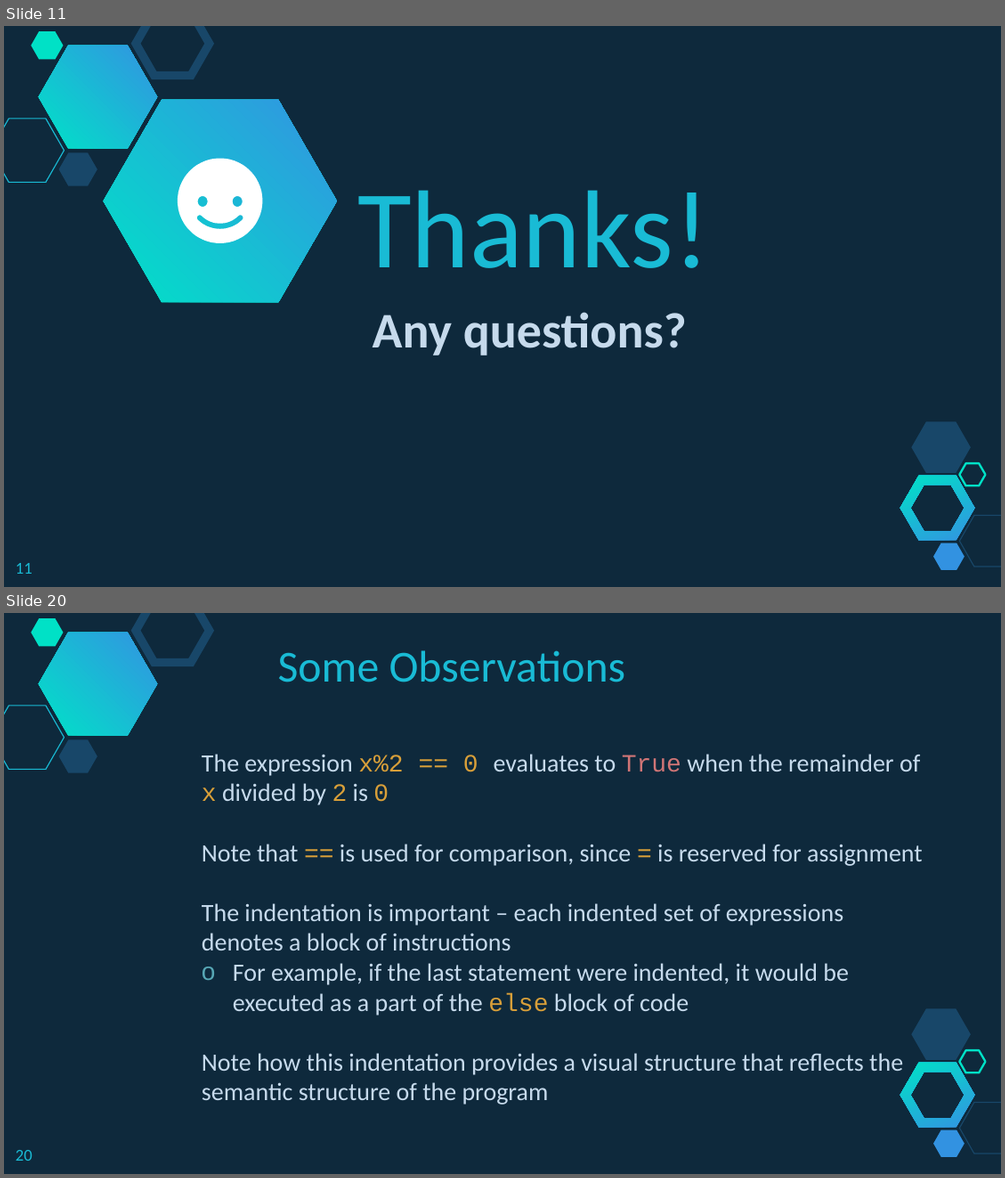
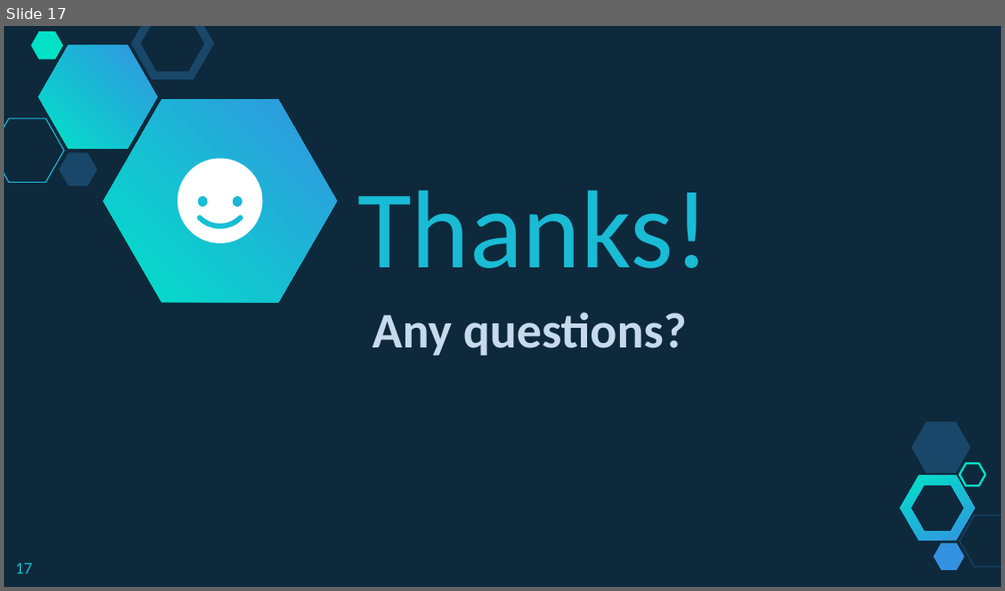
Before and after one commit to branhoff/python_class_101, a slide deck: lecture_slides/6_Python Lesson - Control Flow - While and For Loops.pptx. Shown one above the other, each under a label of ours: slides 11 and 20 before the commit, slide 17 after it; the slides between them are not shown. The pictures are 1005x1178 and 1005x591 pixels, drawn with LibreOffice and Linux fonts; fonts in the diff are those of the drawing. Boxes give left, top, right and bottom in pixels: in the first picture for what was removed or moved away, otherwise in the second. Text is boxed around its words. In the diff, an @@ line names an element or a change of style, - is before the commit and + after.

```diff
--- a/lecture_slides/6_Python Lesson - Control Flow - While and For Loops.pptx
+++ b/lecture_slides/6_Python Lesson - Control Flow - While and For Loops.pptx
@@ slide 20 removed at [4,613,1001,1174], background #0E293C; not listed: 10 template elements that a slide beside it also shows @@
@@ text removed at [278,650,626,682] @@
-Some Observations
@@ text removed at [202,754,922,1104] @@
-The expression x%2 == 0 evaluates to True when the remainder of x divided by 2 is 0
-Note that == is used for comparison, since = is reserved for assignment
-The indentation is important – each indented set of expressions denotes a block of instructions
-o For example, if the last statement were indented, it would be executed as a part of the else block of code
-Note how this indentation provides a visual structure that reflects the semantic structure of the program
@@ page number removed at [16,1150,32,1160] @@
-20
@@ what was slide 11 is now slide 17 @@
@@ page number at [16,563,32,573]: text changed @@
-11
+17
```
Also in this commit, not shown: 6 slides added, 14 other slides removed, 11 other files.
